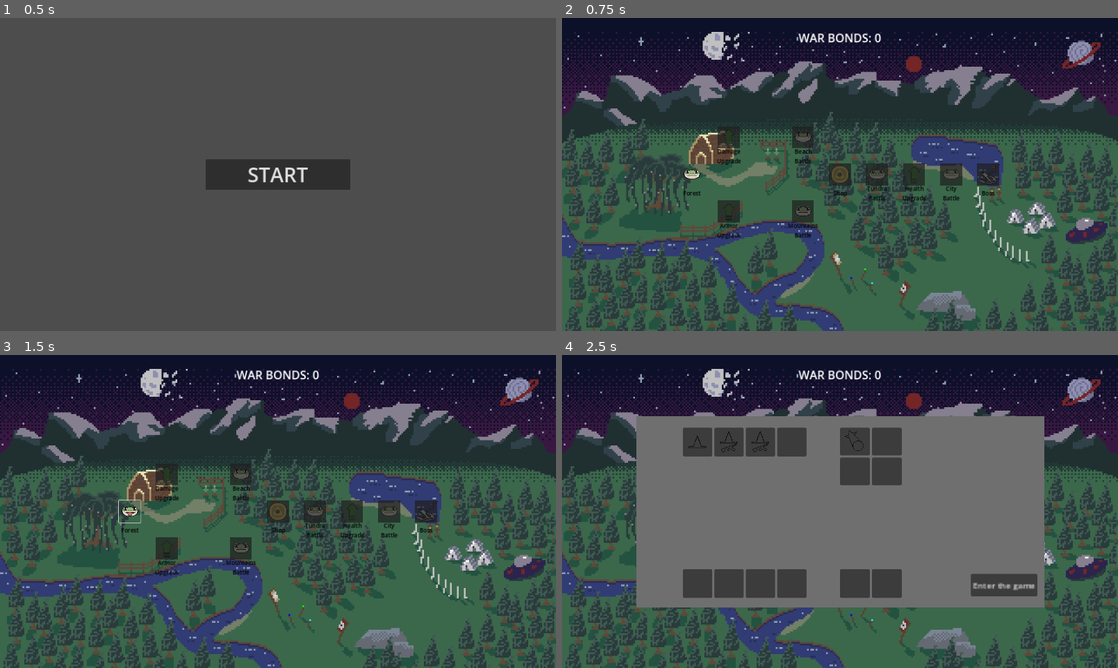
Above: before the commit, frames 1-4 (two rows, left to right).
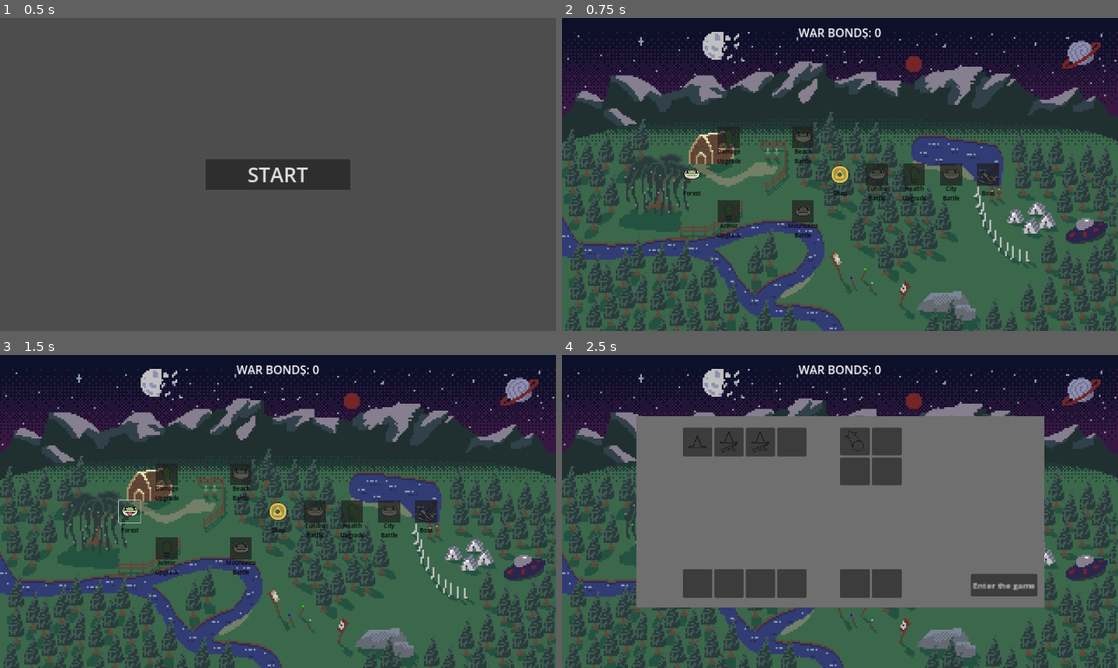
Above: after the commit, the same moments.

Repository: SammyCadian/wizards-who-hate-lizards
Game: Godot game, scene res://game.tscn
The game is run twice, just before and just after one commit, with the same random seed, the same clock (stepped at 60 frames per second) and the same inputs. The engine's default icon, where the game draws it, is replaced by a stand-in: a white triangle on a blue panel in a dark square.
Inputs (mouse positions are in pixels of both pictures, inside the frame that each line leads up to):
- Up to frame 1 (0.5 s): no input
- Up to frame 2 (0.75 s): click "START" at 0.5 s
- Up to frame 3 (1.5 s): click (127, 511) at 1.27 s
- Up to frame 4 (2.5 s): tap Enter at 2 s; move the mouse to (962, 495) at 2.02 s; click (962, 495) at 2.1 s

Frame 1 is identical in both runs. In frame 2, 0.7% of the frame differs, in the area x 42-58%, y 3-54%; in frame 3, 0.7%; in frame 4, 0.4%.

Commit message:
Interactable Shop
- The shop node in the map can now be selected and loaded
- The shop currently has 4 shelf locations for items being sold (more shop item nodes can be added as needed)
- Shop items can be purchased with player war bonds
- The war bonds label is now under the game scene, and is only shown as needed (this was to avoid copying functions for updating the label by using only one label)
- Purchased shop items are tracked in the global script and reset on game loss
- Fixed an issue when player war bonds would not update

Diff:
--- a/Scenes/Battle/battle_manager.gd
+++ b/Scenes/Battle/battle_manager.gd
@@ -54,6 +54,7 @@
 	Global.PLAYER_WAR_BONDS = 0
 	Global.BATTLES_WON = 0
 	Global.NODES_COMPLETED = 0
+	Global.boughtItems = []
 
 	# Instantiate the Game Over UI
 	var gameOverInstance = gameOverScene.instantiate()
--- a/Scenes/UI/map.gd
+++ b/Scenes/UI/map.gd
@@ -18,7 +18,7 @@
 func _ready() -> void:
 	# The start, shop, and boss nodes are always the same
 	instMapNode("Forest", "Battle", $node0).enable() # The first node starts enabled
-	instMapNode("Shop", "Shop", $node3)
+	instMapNode("Shop", "Shop", $node3).enable()
 	instMapNode("Boss", "Boss", $node7)
 
 	# Randomize the rest of the map
@@ -72,10 +72,9 @@
 
 # Connected from the unit selection signal, load into battle with the selected units
 func loadBattle():
-	var unitSelect = get_node("unitSelect")
-	print(unitSelect.getUnits())
-	get_parent().get_node("BattleManager").startBattle(unitSelect.getUnits())
-	unitSelect.queue_free() # Free the unit selection
+	print(currUnitSelect.getUnits())
+	get_parent().get_node("BattleManager").startBattle(currUnitSelect.getUnits())
+	currUnitSelect.queue_free() # Free the unit selection
 
 # Signal connect for a map node being pressed
 func _map_node_selected():
@@ -87,6 +86,10 @@
 	if selectedMapNode.nodeType == "Battle":
 		handleBattleSelect()
 
+	# Switch into the shop
+	if selectedMapNode.nodeType == "Shop":
+		handleShopSelect()
+
 # Called when a selected node is a battle
 func handleBattleSelect():
 	selectedMapNode.get_node("Icon").frame = 1
@@ -94,6 +97,10 @@
 	await get_tree().create_timer(1.0).timeout # TODO find out why timer breaks unit select :(
 	get_tree().paused = false
 	currUnitSelect = unitSelectScene.instantiate()
-	currUnitSelect.name = "unitSelect" # Rename it in the tree
 	currUnitSelect.loadBattle.connect(loadBattle) # Connect the startGame signal
 	add_child(currUnitSelect)
+
+# Called when a selected node is a shop
+func handleShopSelect():
+	get_parent().loadScene("res://Scenes/UI/shop.tscn")
+	get_parent().showWarBonds()
--- a/Scenes/UI/map.tscn
+++ b/Scenes/UI/map.tscn
@@ -39,14 +39,3 @@
 
 [node name="node7" type="Marker2D" parent="."]
 position = Vector2(512, 0)
-
-[node name="WarBonds" type="Label" parent="."]
-offset_left = -168.0
-offset_top = -548.0
-offset_right = 168.0
-offset_bottom = -396.0
-theme_override_font_sizes/font_size = 40
-text = "WAR BONDS: 0"
-horizontal_alignment = 1
-vertical_alignment = 1
-autowrap_mode = 2
--- /dev/null
+++ b/Scenes/UI/shop.gd
@@ -0,0 +1,63 @@
+extends Control
+
+# Preload nodes for instantation
+var shopItemScene = preload("res://Scenes/UI/shop_item.tscn")
+
+@export var selectedItem =  null # Track the currently selected item
+
+# Store all possible shop items in an array
+var shopItems = ["Missle", "Fireball Rain", "PLACEHOLDER3", "PLACEHOLDER4"]
+
+func _ready() -> void:
+	# Get each item properties and instantiate them in the shop
+	for i in range(0, 4):
+		# Get the items properties
+		var itemName = shopItems[i]
+		var itemMarker = get_node("item" + str(i + 1))
+		var boughtFlag = Global.boughtItems.has(itemName)
+
+		instShopItem(itemName, itemMarker, boughtFlag)
+
+func instShopItem(name, itemMarker : Marker2D, boughtFlag : bool) -> Control:
+	var shopItemInstance = shopItemScene.instantiate()
+	shopItemInstance.name = name # Name the ability for future reference
+	shopItemInstance.get_node("Name").text = name # Set the ability name
+	shopItemInstance.get_node("Cost").text = "$100" # Set the ability name
+	# shopItemInstance.get_node("Icon").texture = name # Set the icon based on the name
+
+	shopItemInstance.get_node("Button").pressed.connect(_shop_item_selected) # Connect the pressed signal
+	itemMarker.add_child(shopItemInstance) # Add it to the map
+
+	# Enable the item if it wasn't bought already
+	if !boughtFlag:
+		shopItemInstance.enable()
+
+	return shopItemInstance
+
+# Signal connect for a shop item being pressed
+func _shop_item_selected():
+	$BuyButton.disabled = false
+
+# Buy an item in the shop
+func buyItem():
+	# Buy the item if able
+	if (Global.PLAYER_WAR_BONDS >= 100 && selectedItem != null):
+		print(selectedItem.name + " purchased!")
+
+		# Update player variables
+		Global.PLAYER_WAR_BONDS -= 100
+		Global.boughtItems.append(selectedItem.name)
+
+		# Clear the item selection
+		selectedItem.disable()
+		$BuyButton.disabled = true
+		selectedItem = null
+		get_parent().updateWarBonds()
+	else:
+		print("Cannot buy " + selectedItem.name + "!")
+
+func _on_map_button_pressed() -> void:
+	get_parent().loadMap()
+
+func _on_buy_button_pressed() -> void:
+	buyItem()
--- /dev/null
+++ b/Scenes/UI/shop.tscn
@@ -0,0 +1,47 @@
+[gd_scene load_steps=3 format=3 uid="uid://sp2tq3ngw4d0"]
+
+[ext_resource type="Script" path="res://Scenes/UI/shop.gd" id="1_oa8wu"]
+[ext_resource type="Texture2D" uid="uid://1hyfmby6yd5s" path="res://icon.svg" id="1_v8tif"]
+
+[node name="Shop" type="Control"]
+layout_mode = 3
+anchors_preset = 0
+script = ExtResource("1_oa8wu")
+
+[node name="Background" type="Sprite2D" parent="."]
+scale = Vector2(9.875, 6.625)
+texture = ExtResource("1_v8tif")
+
+[node name="item1" type="Marker2D" parent="."]
+position = Vector2(128, -224)
+
+[node name="item2" type="Marker2D" parent="."]
+position = Vector2(384, -224)
+
+[node name="item3" type="Marker2D" parent="."]
+position = Vector2(128, -56)
+
+[node name="item4" type="Marker2D" parent="."]
+position = Vector2(384, -56)
+
+[node name="MapButton" type="Button" parent="."]
+layout_mode = 0
+offset_left = -136.0
+offset_top = 344.0
+offset_right = 136.0
+offset_bottom = 397.0
+theme_override_font_sizes/font_size = 25
+text = "Return to Map"
+
+[node name="BuyButton" type="Button" parent="."]
+layout_mode = 0
+offset_left = 160.0
+offset_top = 96.0
+offset_right = 352.0
+offset_bottom = 288.0
+theme_override_font_sizes/font_size = 70
+disabled = true
+text = "BUY"
+
+[connection signal="pressed" from="MapButton" to="." method="_on_map_button_pressed"]
+[connection signal="pressed" from="BuyButton" to="." method="_on_buy_button_pressed"]
--- /dev/null
+++ b/Scenes/UI/shop_item.gd
@@ -0,0 +1,18 @@
+extends Control
+
+func _ready() -> void:
+	disable()
+
+func _on_button_pressed() -> void:
+	get_parent().get_parent().selectedItem = self
+	print(name + " ability selected!")
+
+func disable():
+	$BoughtCover.show()
+	$Button.hide()
+	$Button.disabled = true
+
+func enable():
+	$BoughtCover.hide()
+	$Button.show()
+	$Button.disabled = false
--- /dev/null
+++ b/Scenes/UI/shop_item.tscn
@@ -0,0 +1,75 @@
+[gd_scene load_steps=3 format=3 uid="uid://cfsaj53c7y4gw"]
+
+[ext_resource type="Texture2D" uid="uid://1hyfmby6yd5s" path="res://icon.svg" id="1_cqnop"]
+[ext_resource type="Script" path="res://Scenes/UI/shop_item.gd" id="1_hmbaq"]
+
+[node name="Shop Item" type="Control"]
+layout_mode = 3
+anchors_preset = 15
+anchor_right = 1.0
+anchor_bottom = 1.0
+grow_horizontal = 2
+grow_vertical = 2
+script = ExtResource("1_hmbaq")
+
+[node name="Icon" type="Sprite2D" parent="."]
+position = Vector2(1.90735e-06, 1.90735e-06)
+scale = Vector2(0.59375, 0.59375)
+texture = ExtResource("1_cqnop")
+
+[node name="Name" type="Label" parent="."]
+layout_mode = 1
+anchors_preset = -1
+offset_left = -60.0
+offset_top = -76.0
+offset_right = 60.0
+offset_bottom = -31.0
+grow_horizontal = 2
+grow_vertical = 2
+theme_override_colors/font_color = Color(0, 0, 0, 1)
+theme_override_font_sizes/font_size = 20
+text = "NAME"
+horizontal_alignment = 1
+vertical_alignment = 1
+autowrap_mode = 2
+
+[node name="Cost" type="Label" parent="."]
+layout_mode = 1
+anchors_preset = -1
+offset_left = -37.0
+offset_top = 32.0
+offset_right = 37.0
+offset_bottom = 77.0
+grow_horizontal = 2
+grow_vertical = 2
+theme_override_colors/font_color = Color(0, 0, 0, 1)
+theme_override_font_sizes/font_size = 20
+text = "COST"
+horizontal_alignment = 1
+vertical_alignment = 1
+autowrap_mode = 2
+
+[node name="BoughtCover" type="ColorRect" parent="."]
+visible = false
+layout_mode = 1
+anchors_preset = -1
+offset_left = -38.0
+offset_top = -38.0
+offset_right = 38.0
+offset_bottom = 38.0
+grow_horizontal = 2
+grow_vertical = 2
+color = Color(0.121569, 0.121569, 0.121569, 0.709804)
+
+[node name="Button" type="Button" parent="."]
+layout_mode = 1
+anchors_preset = -1
+offset_left = -38.0
+offset_top = -38.0
+offset_right = 38.0
+offset_bottom = 38.0
+grow_horizontal = 2
+grow_vertical = 2
+flat = true
+
+[connection signal="pressed" from="Button" to="." method="_on_button_pressed"]
--- a/game.gd
+++ b/game.gd
@@ -18,7 +18,7 @@
 
 # Switch and load scenes
 # Returns the newly loaded scene if caller needs it (as seen in Battle Manager)
-func loadScene(path : String) -> Node2D:
+func loadScene(path : String) -> Node:
 	# Clear old scene and hide the map
 	clearScene()
 	unloadMap()
@@ -37,9 +37,12 @@
 
 func loadMap():
 	clearScene()
+	updateWarBonds()
+	showWarBonds()
 	map.show()
 
 func unloadMap():
+	hideWarBonds()
 	map.hide()
 
 func restartGame():
@@ -49,3 +52,12 @@
 
 	# Go back to the start menu
 	loadStart()
+
+func showWarBonds():
+	$WarBonds.show()
+
+func hideWarBonds():
+	$WarBonds.hide()
+
+func updateWarBonds():
+	$WarBonds.text = "WAR BONDS: %s" % Global.PLAYER_WAR_BONDS
--- a/game.tscn
+++ b/game.tscn
@@ -7,3 +7,16 @@
 script = ExtResource("1_7jktm")
 
 [node name="BattleManager" parent="." instance=ExtResource("1_80nbo")]
+
+[node name="WarBonds" type="Label" parent="."]
+visible = false
+z_index = 10
+offset_left = -312.0
+offset_top = -548.0
+offset_right = 312.0
+offset_bottom = -432.0
+theme_override_font_sizes/font_size = 40
+text = "WAR BONDS: 0"
+horizontal_alignment = 1
+vertical_alignment = 1
+autowrap_mode = 2
--- a/global.gd
+++ b/global.gd
@@ -1,4 +1,7 @@
 extends Node
+
+# Global array to track purchased shop items
+var boughtItems = []
 
 # Global variable to track the player's reward from battle
 var PLAYER_WAR_BONDS = 0
